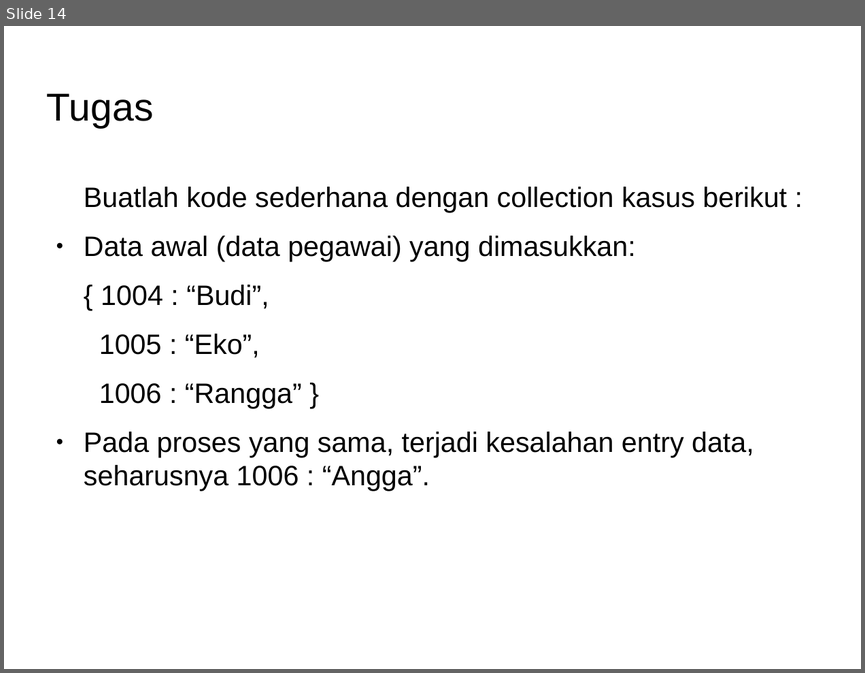
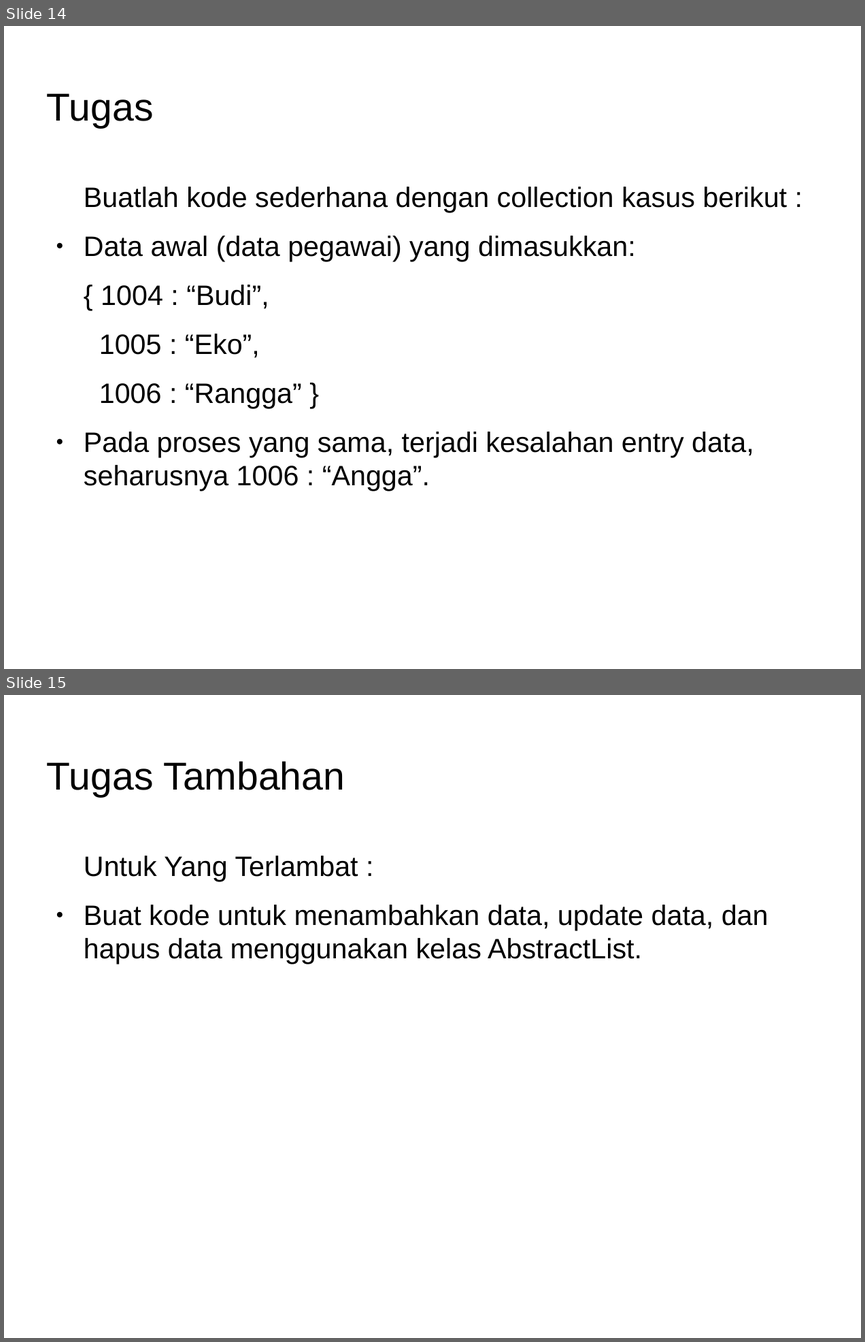
Before and after one commit to Dickyfathur7/pemrograman-komputer-2, a slide deck: 01-collection/slide-collection.odp. Shown one above the other, each under a label of ours: slide 14 before the commit, slides 14 and 15 after it. The pictures are 865x673 and 865x1342 pixels, drawn with LibreOffice and Linux fonts; fonts in the diff are those of the drawing; background and template pictures are left out. Boxes give left, top, right and bottom in pixels: in the first picture for what was removed or moved away, otherwise in the second. Text is boxed around its words. In the diff, an @@ line names an element or a change of style, - is before the commit and + after.

```diff
--- a/01-collection/slide-collection.odp
+++ b/01-collection/slide-collection.odp
@@ slide 15 added at <box>4,695,861,1338</box>, background picture (left out) @@
@@ title added at <box>47,761,345,797</box>, 36 pt, text #000000 @@
+Tugas Tambahan
@@ text added at <box>84,855,768,964</box>, 26 pt, text #000000 @@
+Untuk Yang Terlambat :
+● Buat kode untuk menambahkan data, update data, dan hapus data menggunakan kelas AbstractList.
```
Also in this commit, not shown: 2 other files.
